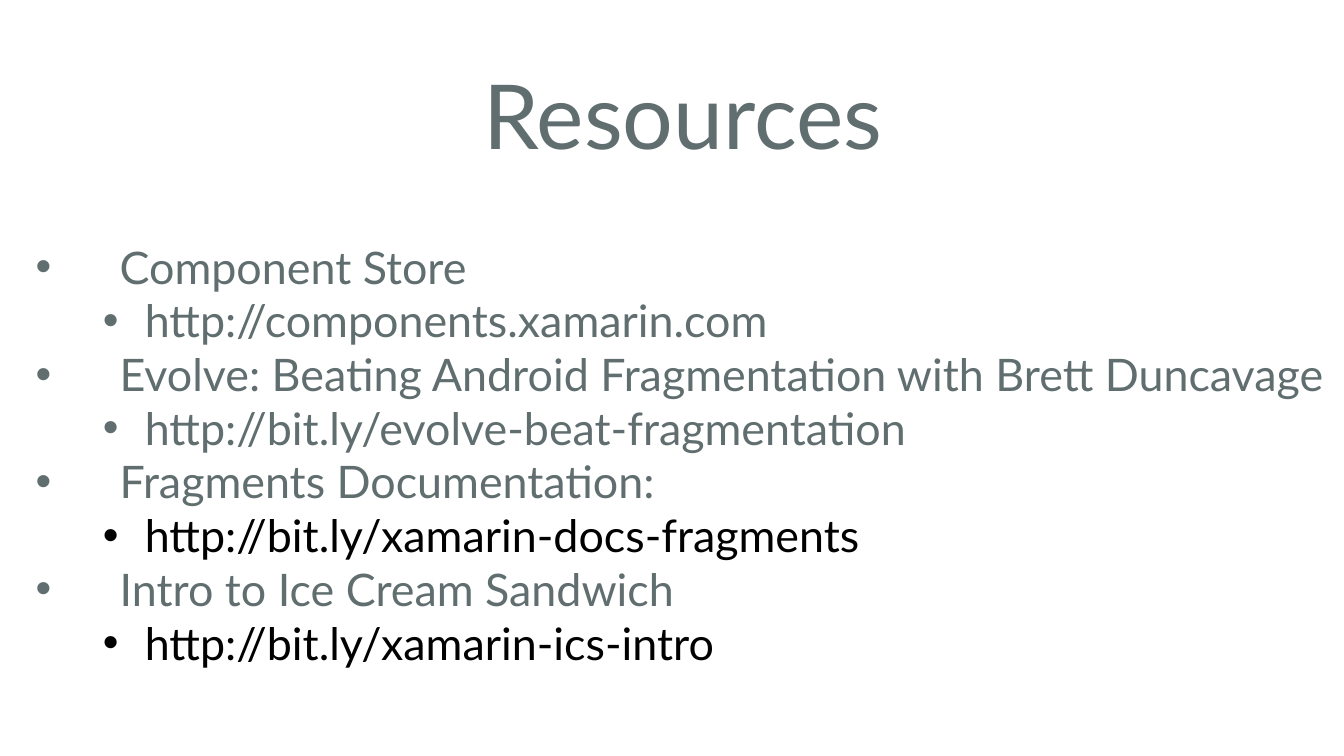
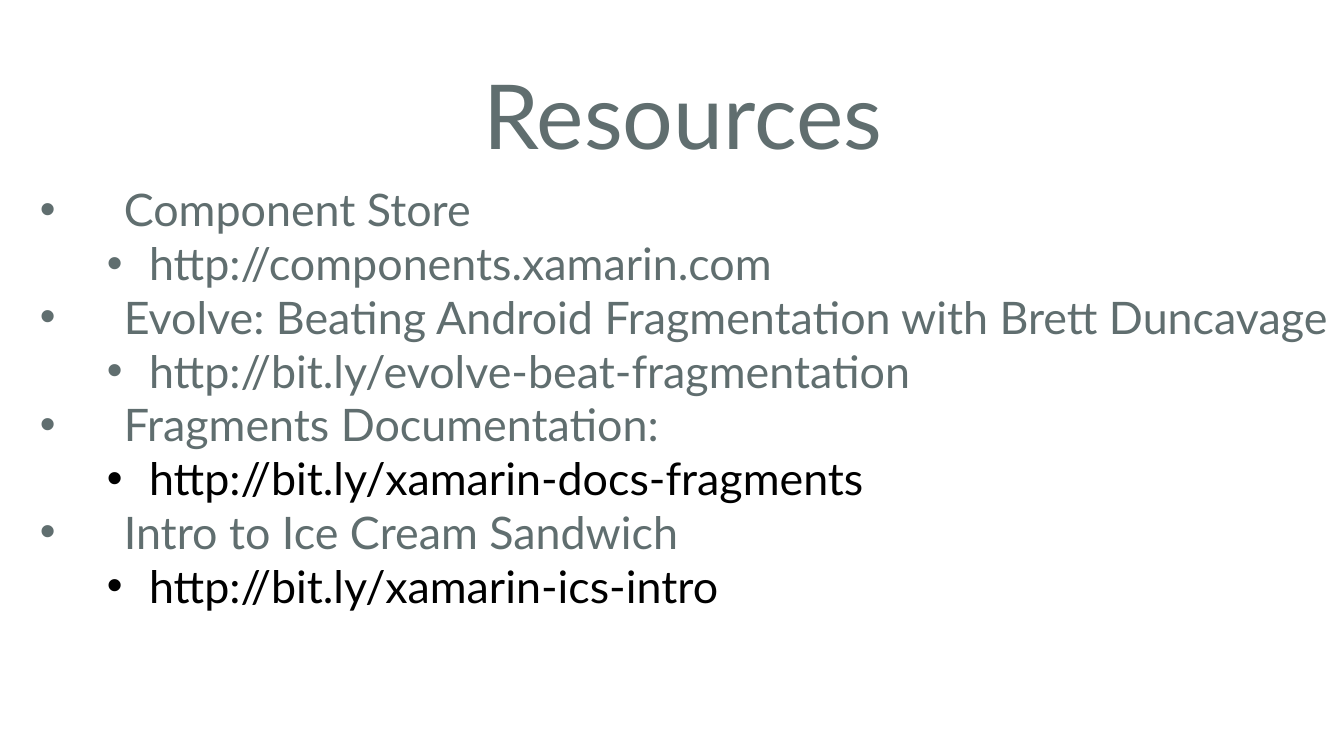
Before and after one commit to jamesmontemagno/Xamarin.Android-AppCompat, a slide deck: slide 17 of AndroidAppCompat.ppt. Drawn at 1344x756 pixels with LibreOffice and Linux fonts; fonts in the diff are those of the drawing; background and template pictures are left out. Boxes give left, top, right and bottom in pixels: in the first picture for what was removed or moved away, otherwise in the second. Text is boxed around its words. In the diff, an @@ line names an element or a change of style, - is before the commit and + after.

Commit message:
update ppt

```diff
--- a/AndroidAppCompat.ppt
+++ b/AndroidAppCompat.ppt
@@ text "Component Store": place and size @@
-text "Component Store" at (120,251,1323,668)
+text "Component Store" at (124,193,1327,611)
```
